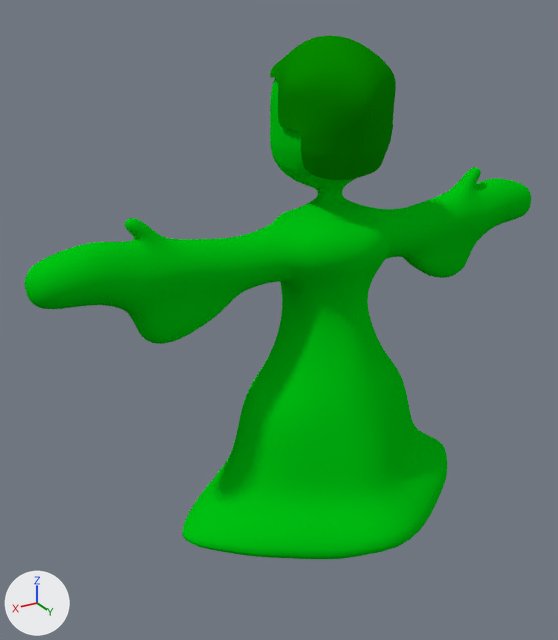
A saved change to the Blender file Washed Up Wizard/Assets/Models/Characters/Enemies/Slime Queen.blend.
Before and after are seen from a camera (50 mm lens) standing at (3.15, 4.61, 3.95) and looking at (0.53, 0.25, 1.77). Lighting does not change. The marker at lower left points along +X, +Y and +Z.

In view in the first picture: 'Body', 'Hair'.
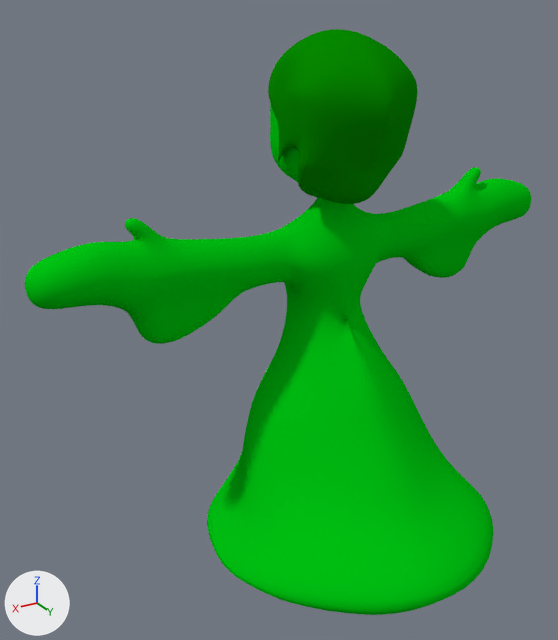
The change, as a list of edits to the scene's bpy script:
```text
Change me_cube_003:
    used by ob_hair; location = (0.0, 0.0, 3.116); scale = (0.582, 0.582, 0.582)
    remove me_cube_003.from_pydata(...)  # 59 vertices, 44 faces; spans x 0.0..0.79, y -0.66..0.93, z -0.66..0.98
    add me_cube_003.from_pydata(...)  # 118 vertices, 106 faces; spans x 0.0..0.79, y -0.6..1.24, z -0.77..1.17
    me_cube_003 part 1: the whole mesh is rebuilt
Change me_cube_002:
    used by ob_body; location = (0.0, 0.0, 3.116); scale = (0.582, 0.582, 0.582)
    remove me_cube_002.from_pydata(...)  # 275 vertices, 247 faces, 1 loose edge; spans x 0.0..3.8, y -1.03..2.14, z -5.49..0.74
    add me_cube_002.from_pydata(...)  # 275 vertices, 247 faces, 1 loose edge; spans x 0.0..3.8, y -1.06..3.09, z -5.61..0.74
    me_cube_002 part 2: 101 of 275 vertices moved; they spanned x 0.0..2.36, y -1.03..2.14, z -5.49..-0.58 and now span x 0.0..2.06, y -1.06..3.09, z -5.61..-0.58; mean shift (-0.03, 0.14, -0.03); largest move (0.82, 1.55, -4.94) -> (0.87, 2.84, -5.06)
Change ob_hair:
    ob_hair.location: (0.0, 0.0, 3.116) -> (0.0, 0.0, 3.011)
    ob_hair.scale: (0.582, 0.582, 0.582) -> (0.612, 0.612, 0.612)
```

Changed parts and their boxes (x1, y1, x2, y2) in the pictures (558 x 640 px; the box of a moved part takes in the faces that stretch with it):
'Body', reshaped (6% taller): before (25, 78, 531, 559); after (25, 103, 531, 615)
'Hair', reshaped, moved, rescaled (18% wider, 21% taller): before (270, 35, 396, 180); after (268, 29, 417, 204)
part 2 of me_cube_002, moved or reshaped: before (182, 174, 447, 559); after (207, 179, 493, 615)
